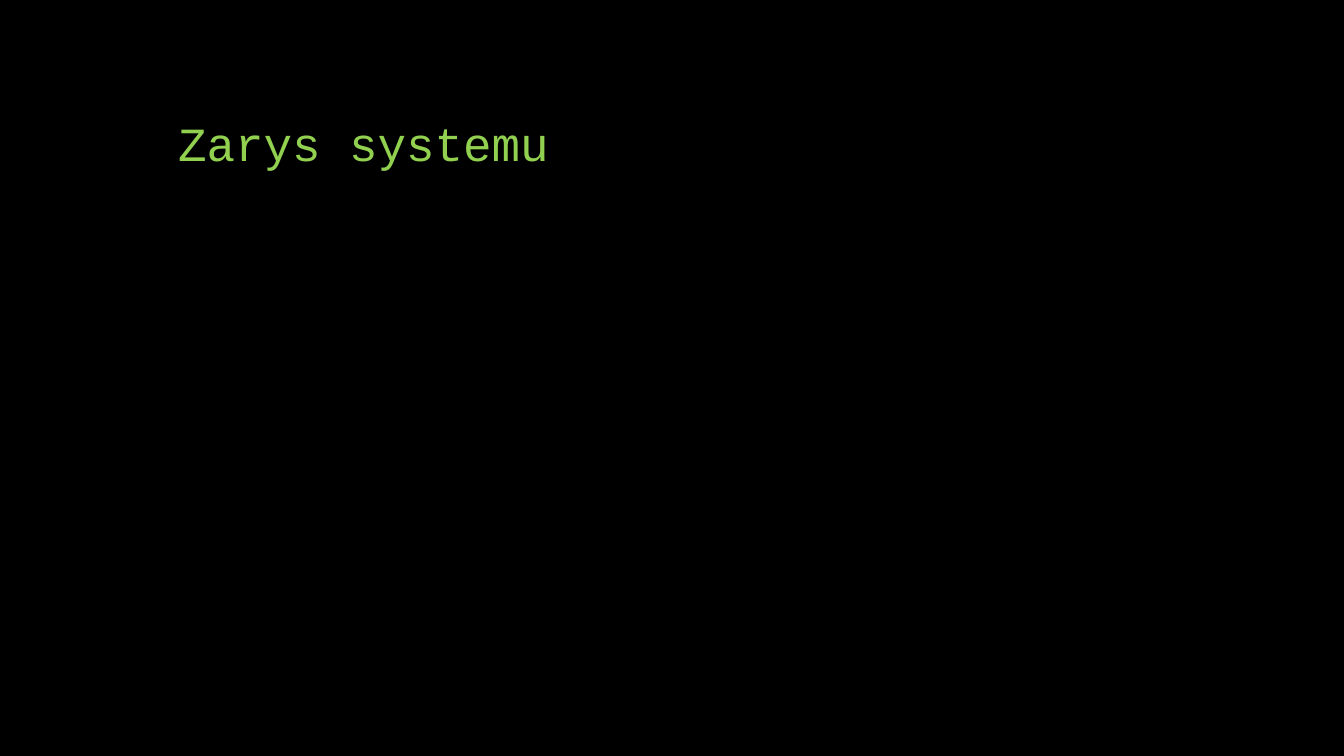
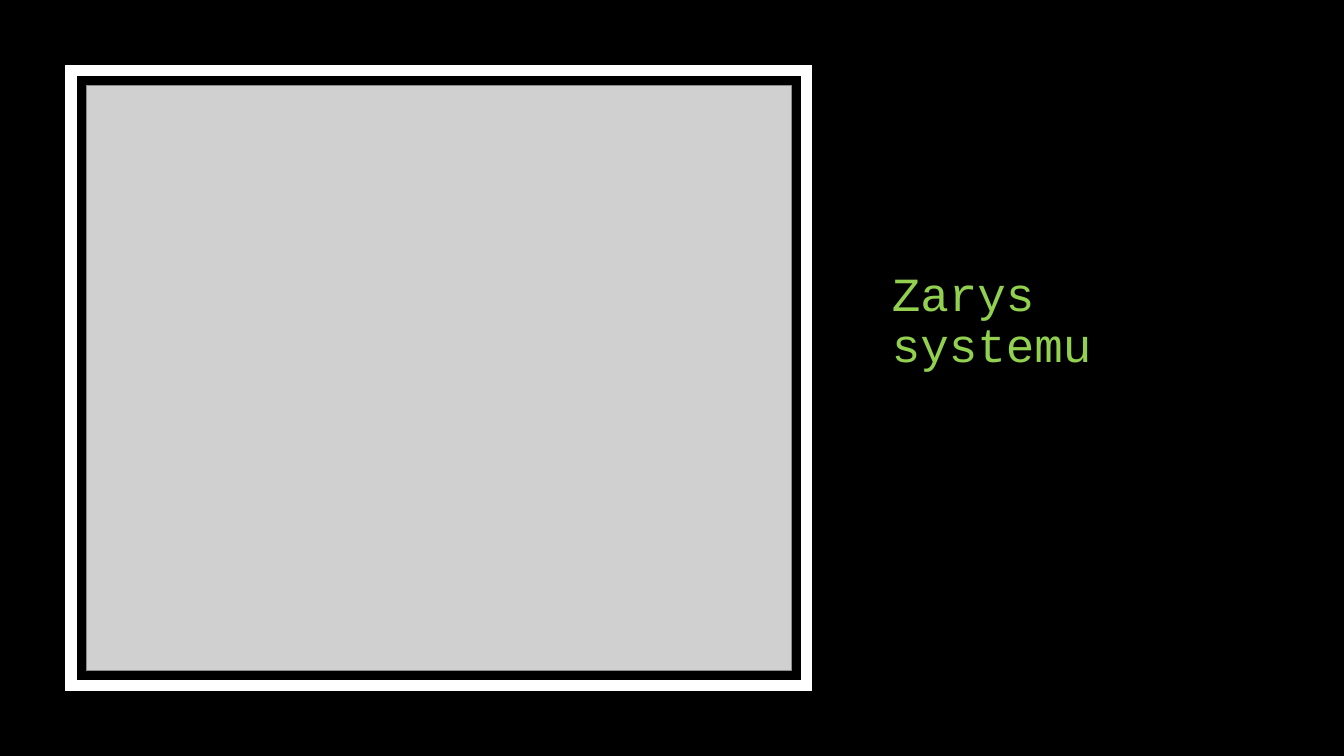
Before and after one commit to kpok/KinectGame, a slide deck: slide 10 of Documentation/Gra-zręcznościowa-wykorzystująca-kontroler-kinnect.pptx. Drawn at 1344x756 pixels with LibreOffice and Linux fonts; fonts in the diff are those of the drawing; grey boxes stand for pictures. Boxes give left, top, right and bottom in pixels: in the first picture for what was removed or moved away, otherwise in the second. Text is boxed around its words. In the diff, an @@ line names an element or a change of style, - is before the commit and + after.

```diff
--- a/Documentation/Gra-zręcznościowa-wykorzystująca-kontroler-kinnect.pptx
+++ b/Documentation/Gra-zręcznościowa-wykorzystująca-kontroler-kinnect.pptx
@@ rectangle added at (71, 71, 807, 686), fill #000000, outline #FFFFFF 8 pt @@
@@ picture added at (86, 86, 791, 670) @@
@@ title "Zarys systemu" rewrapped from (178, 129, 549, 171) to (892, 279, 1092, 372) @@
```
Also in this commit, not shown: 5 other slides changed.
